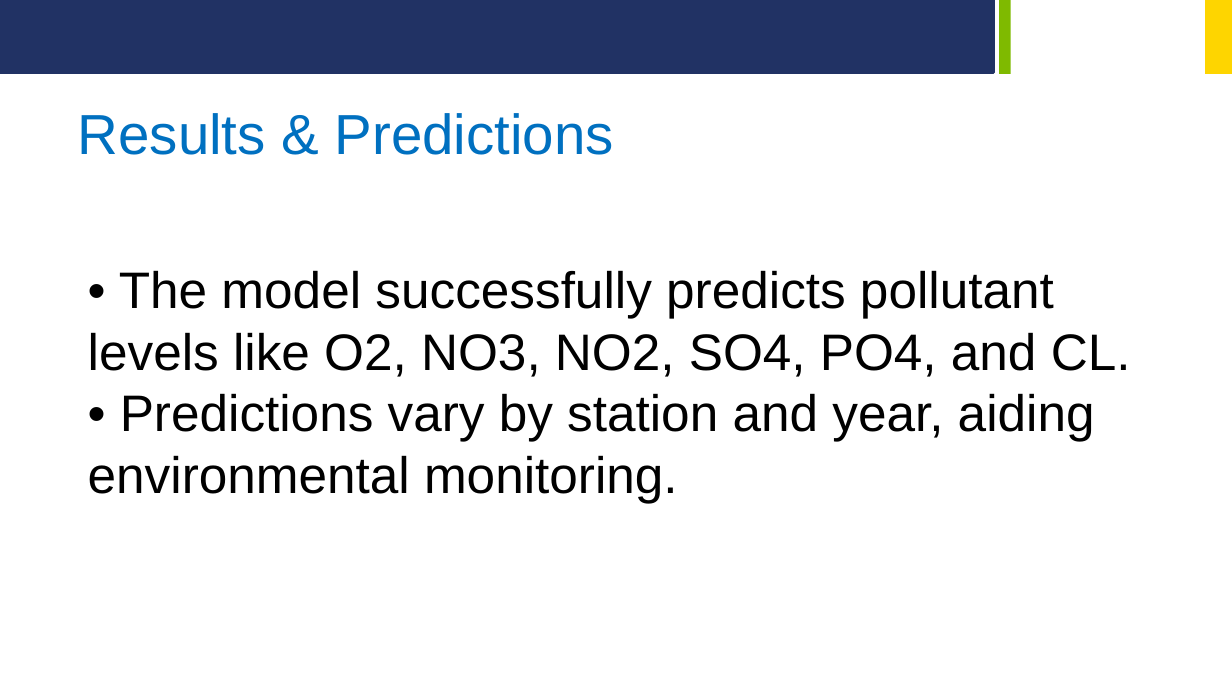
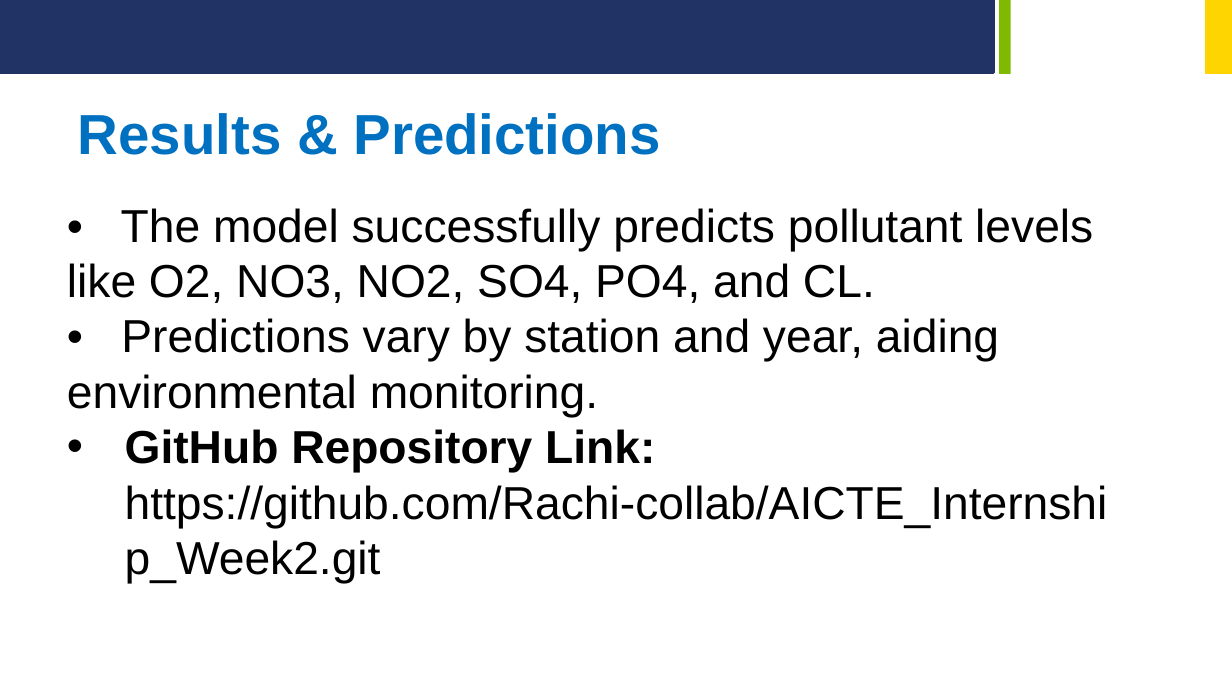
Before and after one commit to Rachi-collab/AICTE_Internship_Week2, a slide deck: slide 11 of WaterQualityPrediction-AICTE-Skills4Future.pptx. Drawn at 1232x693 pixels with LibreOffice and Linux fonts; fonts in the diff are those of the drawing; background and template pictures are left out. Boxes give left, top, right and bottom in pixels: in the first picture for what was removed or moved away, otherwise in the second. Text is boxed around its words. In the diff, an @@ line names an element or a change of style, - is before the commit and + after.

```diff
--- a/WaterQualityPrediction-AICTE-Skills4Future.pptx
+++ b/WaterQualityPrediction-AICTE-Skills4Future.pptx
@@ text "Results & Predictions" at (78,113,660,155): bold on @@
@@ text "• The model successfully predicts ...": place and size @@
-text "• The model successfully predicts ..." at (88,270,1131,503)
+text "• The model successfully predicts ..." at (67,208,1108,584)
@@ text at (67,208,1093,418): size 40 to 36 pt in "• The model successfully predicts pollutant levels ...", "• Predictions vary by station and year, ..." @@
@@ text at (125,429,1108,584): paragraph added @@
+• GitHub Repository Link: https://github.com/Rachi-collab/AICTE_Internship_Week2.git
```
Also in this commit, not shown: 2 other slides changed.
